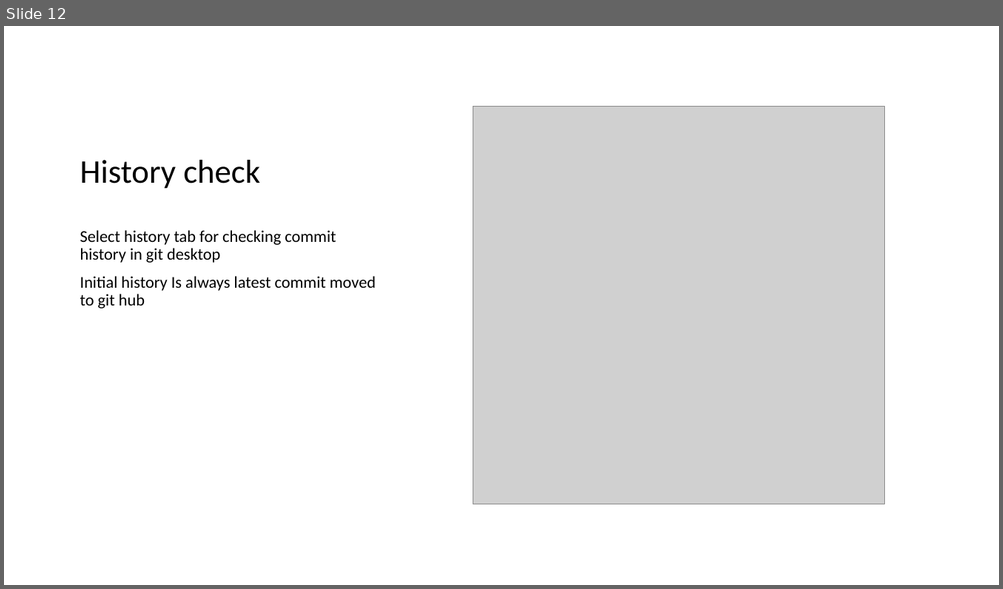
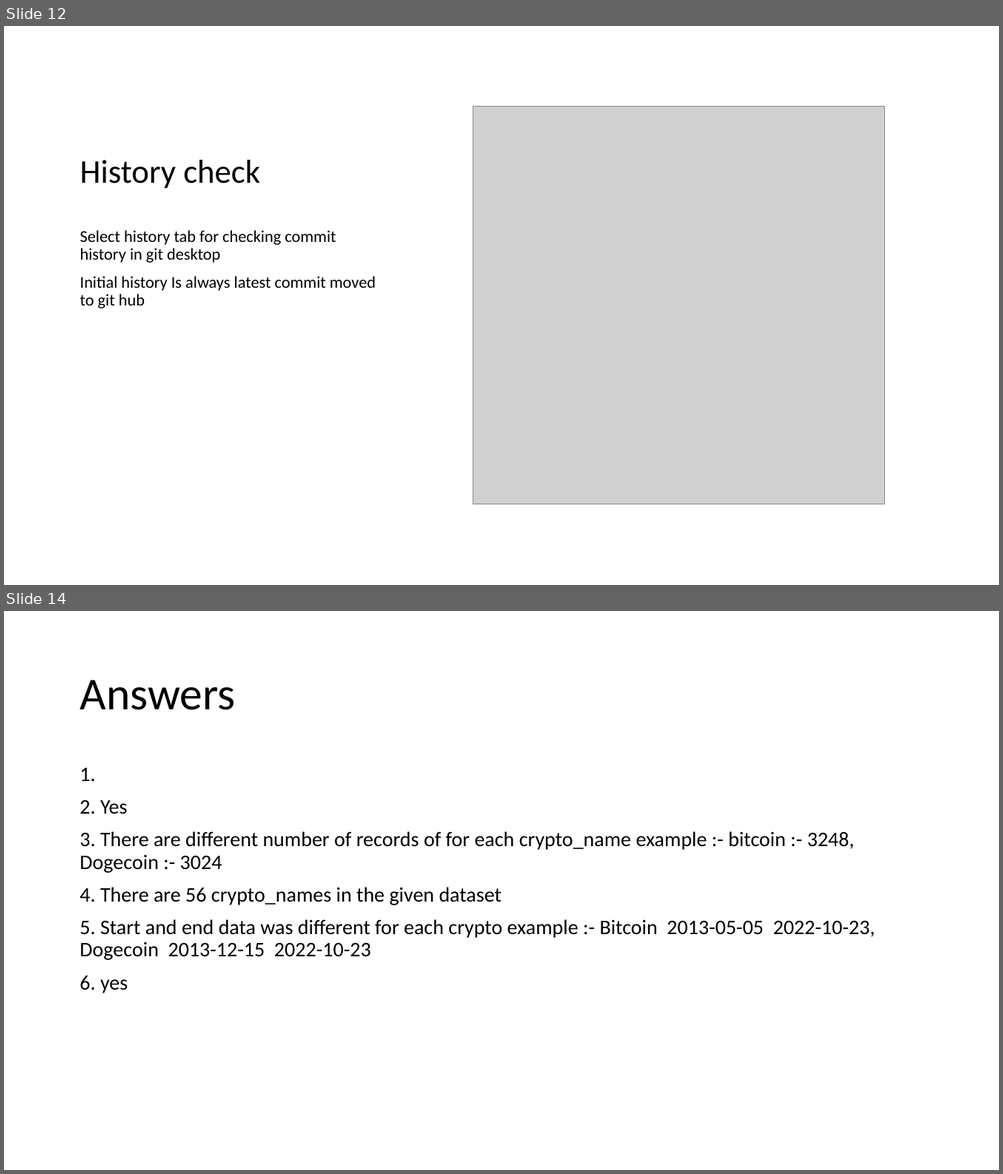
Before and after one commit to drummersoul/Cryptocurrency-Price-Prediction, a slide deck: ppt/git_install.pptx. Shown one above the other, each under a label of ours: slide 12 before the commit, slides 12 and 14 after it; the slides between them are not shown. The pictures are 1003x589 and 1003x1174 pixels, drawn with LibreOffice and Linux fonts; fonts in the diff are those of the drawing; grey boxes stand for pictures. Boxes give left, top, right and bottom in pixels: in the first picture for what was removed or moved away, otherwise in the second. Text is boxed around its words. In the diff, an @@ line names an element or a change of style, - is before the commit and + after.

```diff
--- a/ppt/git_install.pptx
+++ b/ppt/git_install.pptx
@@ slide 14 added at [4, 611, 999, 1170], background #FFFFFF @@
@@ title added at [79, 680, 235, 710], 44 pt, text #000000 @@
+Answers
@@ text added at [79, 768, 875, 994], 20 pt, text #000000 @@
+1.
+2. Yes
+3. There are different number of records of for each crypto_name example :- bitcoin :- 3248, Dogecoin :- 3024
+4. There are 56 crypto_names in the given dataset
+5. Start and end data was different for each crypto example :- Bitcoin 2013-05-05 2022-10-23, Dogecoin 2013-12-15 2022-10-23
+6. yes
```
Also in this commit, not shown: 2 slides changed, 1 other slide added, 1 other file.
